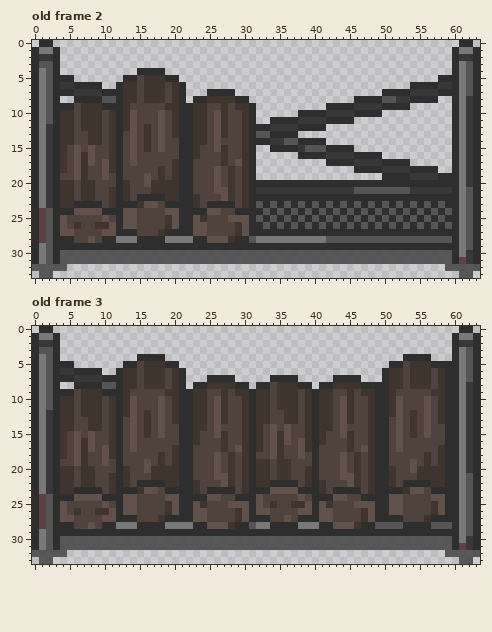
Two states of a pixel-art file, Assets/Sprites/Small Wood Rack.aseprite. The picture above was drawn from the file before the commit.
64x34 pixels, 6 frames. Shown: old frame 2, old frame 3. The commit also changed other frames, which this record leaves out.
The same view after the edit:
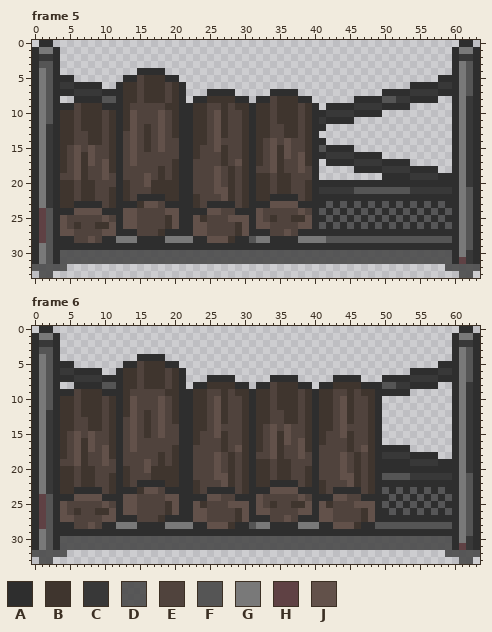
Palette (. is transparent): A #2e2e2e  B #3f352e  C #383838  D #464646dd  E #50433d  F #555555  G #797979  H #5f4144  J #62514a
A new or re-ordered frame is compared with the old frame closest to it.
Author's note on the commit: Bugfixes; Added individual log sprites for wood rack
The edit:
frames 6 -> 19
--- frame 5 is new; against old frame 2, layer "Logs"
@@ x 30..42 @@
  6 .............
- 7 .............
- 8 A............
- 9 BA..........A
-10 BA......AAAAC
-11 BA..AAAACCCCA
-12 BAAACCCCAAAA.
-13 BAFFAAAA.....
-14 BAAACCFFAAAA.
-15 BA..AAAACFFFA
-16 BA......AAAAC
-17 BA..........A
-18 BA...........
-19 BA...........
-20 BAAAAAAAAAAAA
-21 BACCCCCCCCCCC
-22 BAAAAAAAAAAAA
-23 BADADADADADAD
-24 AAADADADADADA
-25 JADADADADADAD
-26 JAADADADADADA
-27 JAAAAAAAAAAAA
-28 AFGGGGGGGGGGF
+ 7 ....AAAA.....
+ 8 A.AAEBBBAA...
+ 9 BABBEBBBEBA.A
+10 BABBEBBBEBAAC
+11 BABBEBBBEBACA
+12 BABBEEBBEBAA.
+13 BABBEEBBEBA..
+14 BABEJEJEEBAA.
+15 BABEJBJEEBAFA
+16 BABEJBJEJBAAC
+17 BABEJBEEJBA.A
+18 BAEEJBEEJEA..
+19 BABBEBBEEEA..
+20 BABBEBBEEBAAA
+21 BABBEBBEEBACC
+22 BABBAAAAEBAAA
+23 BAAAJJJJAAAAD
+24 AAJEEEEEJEADA
+25 JAJEBEEBBJAAD
+26 JAJJEEEEJJADA
+27 JAAAEEJEAAAAA
+28 AFGGAAAAGGGGF
 29 AAAAAAAAAAAAA
--- frame 6 is new; against old frame 3, layer "Logs"
@@ x 48..61 @@
  3 ............AG
- 4 .....AAAA...AG
- 5 ...AAEBBBAAAAG
- 6 ..ABBEBBBEBAAG
- 7 ..ABBEBBBEBAAG
- 8 AAABBEBBBEBAAG
- 9 BAABEEEEEBBAAG
-10 BAABJEEEJEBAAG
-11 BAABJEEEJEBAAG
-12 BAABJEBEJEBAAG
-13 BAAEJEBEJEBAAG
-14 BAAEJEBEJEEAAG
-15 BAAEJEBEJEEAAG
-16 BAAEJEEEEEEAAG
-17 BAAEJEEEEEBAAG
-18 BAAEEEEEBEBAAG
-19 BAAEEEJEBEBAAG
-20 BAABEEJBBBBAAG
-21 BAABEEEBBBBAAG
-22 BAABEAAAABBAAG
-23 BAAAABJJEAAAAG
-24 AAAJJEEEEJJAAG
-25 JAAJJEEEEBJAAG
-26 JAAJJEEEEBJAAG
-27 JAAAAEEEBAAAAG
-28 AFFFFAAAAFFFAG
+ 4 ............AG
+ 5 ..........AAAG
+ 6 ......AAAACCAG
+ 7 ..AAAACCCCAAAG
+ 8 AAFFCCAAAA..AG
+ 9 BAAAAA......AG
+10 BA..........AG
+11 BA..........AG
+12 BA..........AG
+13 BA..........AG
+14 BA..........AG
+15 BA..........AG
+16 BA..........AG
+17 BAAAAA......AG
+18 BACCCCAAAA..AG
+19 BAAAAACCCCAAAG
+20 BAAAAAAAAAAAAG
+21 BAFFFFCCCCCCAG
+22 BAAAAAAAAAAAAG
+23 BADADADADADAAG
+24 AAADADADADADAG
+25 JADADADADADAAG
+26 JAADADADADADAG
+27 JAAAAAAAAAAAAG
+28 AFFFFFFFFFFFAG
 29 AAAAAAAAAAAAAG
Boxes around the changes in both pictures, in picture pixels (x1, y1, x2, y2):
changed: (256, 89, 319, 243)
changed: (382, 354, 452, 529)
